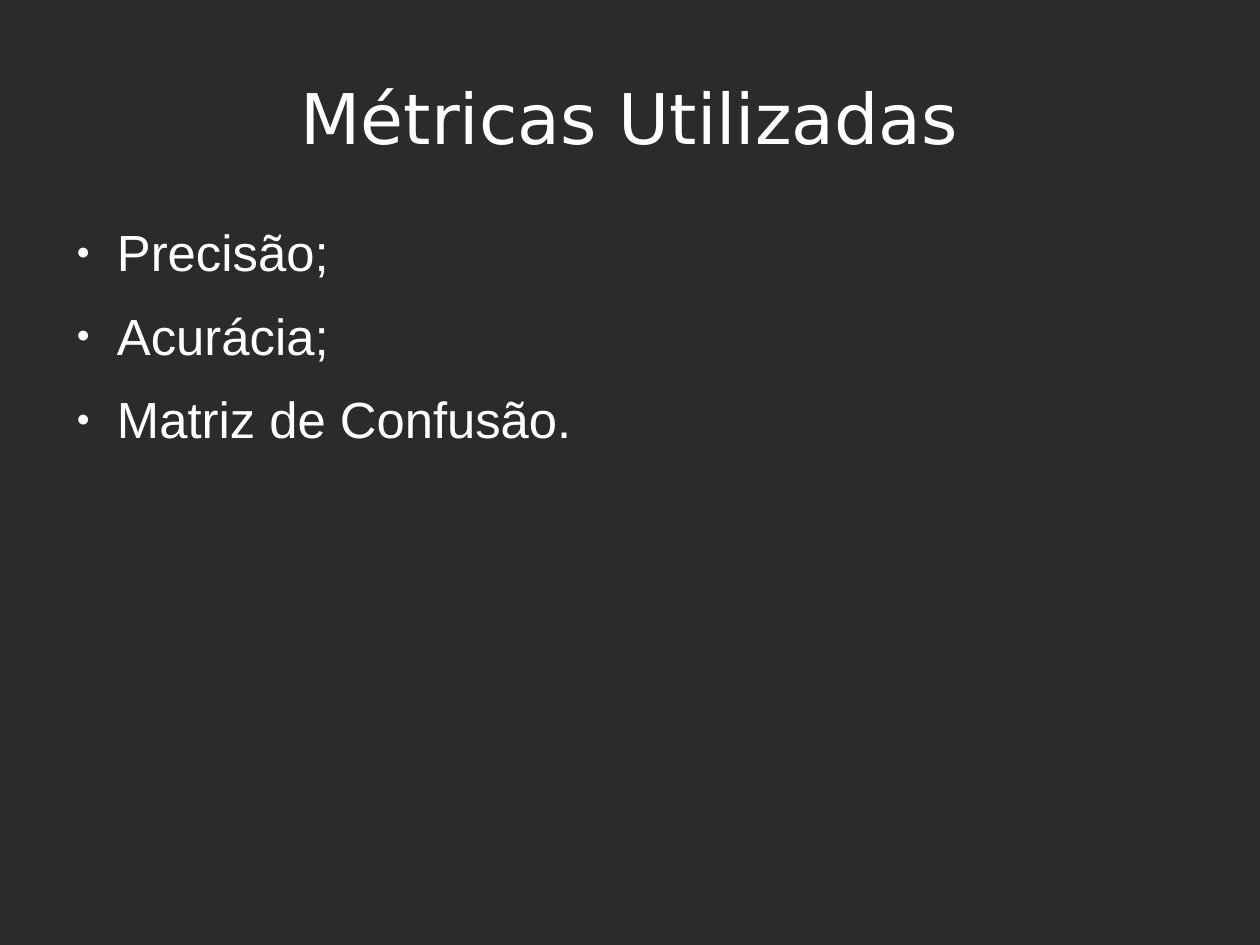
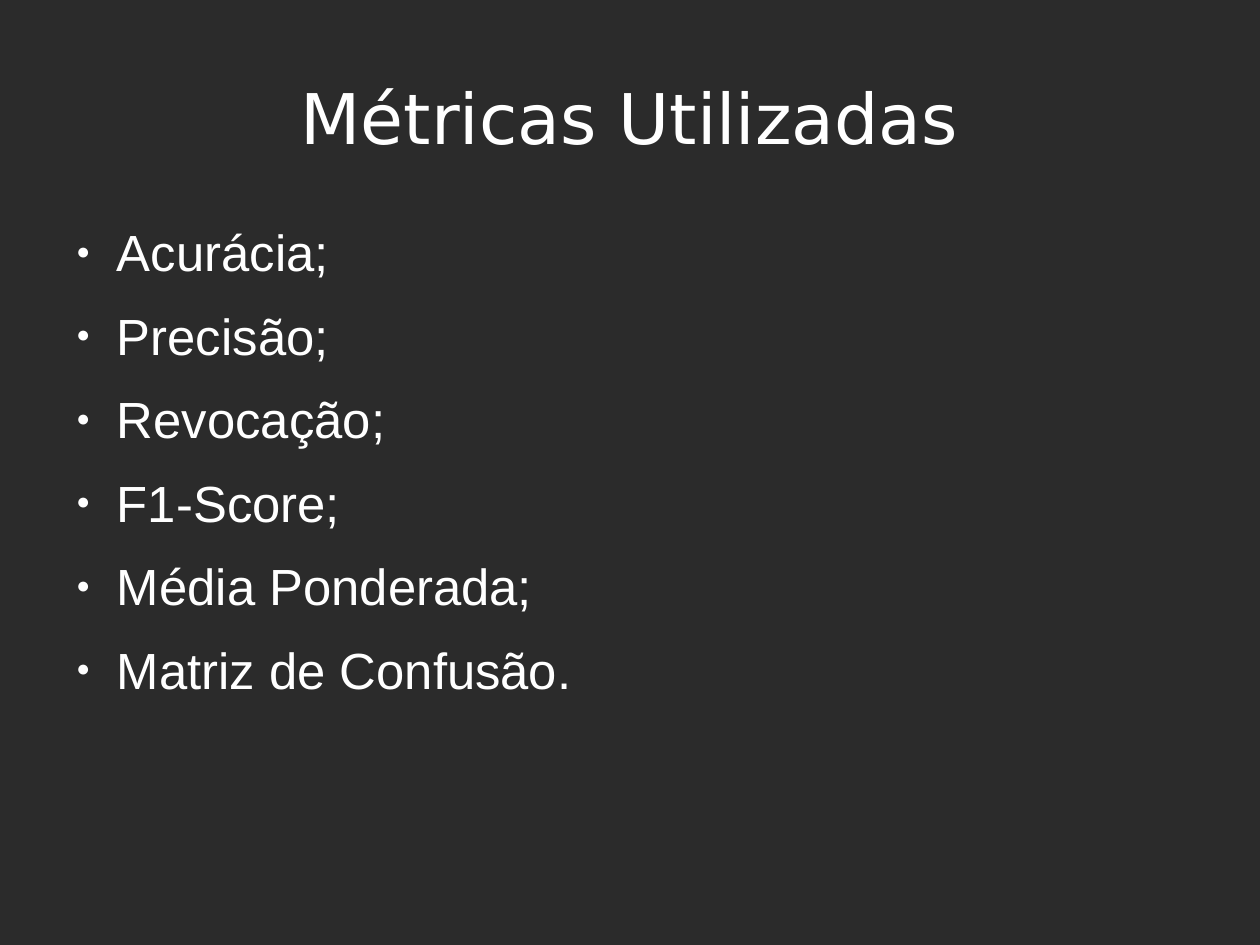
Before and after one commit to sdkgit123/RNA-atv3, a slide deck: slide 11 of RNA-apresentacao.odp (slide 9 before the commit). Drawn at 1260x945 pixels with LibreOffice and Linux fonts; fonts in the diff are those of the drawing; background and template pictures are left out; a plain dark background stands for a picture behind light text. Boxes give left, top, right and bottom in pixels: in the first picture for what was removed or moved away, otherwise in the second. Text is boxed around its words. In the diff, an @@ line names an element or a change of style, - is before the commit and + after.

```diff
--- a/RNA-apresentacao.odp
+++ b/RNA-apresentacao.odp
@@ text at (117,233,329,278): paragraph added @@
+● Acurácia;
@@ text at (117,401,532,612): text changed @@
-● Acurácia;
+● Revocação;
+● F1-Score;
+● Média Ponderada;
```
Also in this commit, not shown: 5 other slides changed, 4 slides added, 1 slide removed, 3 other files.
